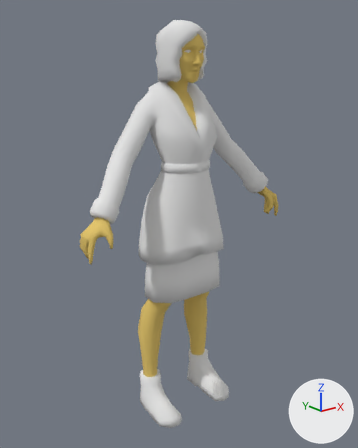
A saved change to the glTF model features/npc/Helena/meshes/character_helena.glb.
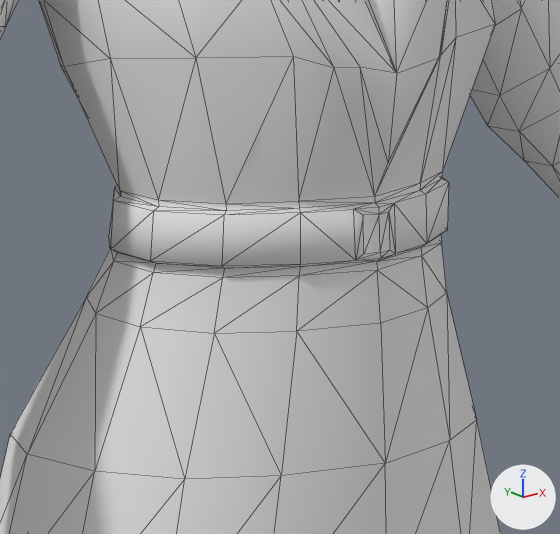
The first picture shows the older version from a 50 mm lens placed at (-1.346, -1.678, 1.573), pointed at (-0.004, 0.0, 0.903). The close-ups show both versions on the part from 41% to 63% of the width and 30% to 47% of the height of that picture; other places that the commit changed are outside them. Arrows for +X, +Y and +Z are at lower right; the lights stay in place. The close-ups show mesh edges as thin lines. Where no turn or scale is listed for an object, it has been applied to the vertices. Vertices at the same position are counted once.
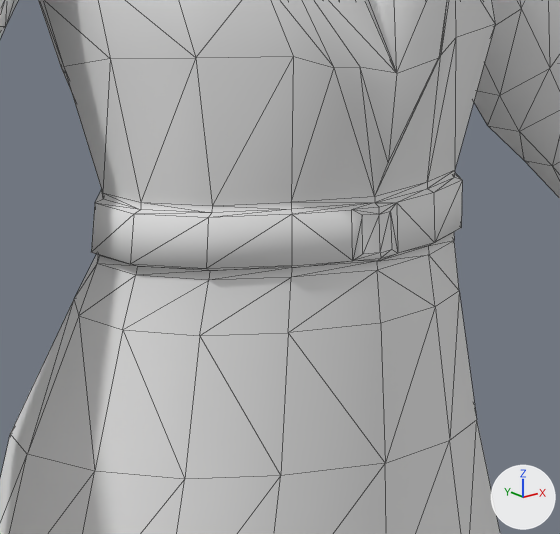
Where the newer file only moved an object's origin or applied its transform, the numbers keep the older frame.

Boxes [x1, y1, x2, y2] around the edits, measured in the close-ups (560 x 534 px; the box of a moved part takes in the faces that stretch with it):
'Cube.005', reshaped
    both: [0, 0, 560, 534]
part 1 of me_cube_005, moved or reshaped
    before: [13, 26, 494, 479]
    after: [12, 26, 494, 479]

Edits to the bpy script that builds the scene:
```text
Change mat_he_jacket:
    remove n2 = _N.new('ShaderNodeMix'); n2.name = 'Mix'
    remove n2.data_type = 'RGBA'
    remove n2.blend_type = 'MULTIPLY'
    remove n2.inputs[0].default_value = 1.0  # 'Factor'
    remove n2.inputs[7].default_value = (0.8, 0.8, 0.8, 1.0)  # 'B', white #e7e7e7
    remove n3 = _N.new('ShaderNodeVertexColor'); n3.name = 'Color Attribute'
    where n0 = _N.new('ShaderNodeBsdfPrincipled'); n0.name = 'Principled BSDF'
    remove _L.new(n2.outputs[2], n0.inputs[0])  # 'Result' to 'Base Color'
    remove _L.new(n3.outputs[0], n2.inputs[6])  # 'Color' to 'A'
Add mat_he_skirt:
    mat_he_skirt = principled_material('he_skirt')
    mat_he_skirt.base_color = (0.8, 0.8, 0.8)  # white #e7e7e7
    mat_he_skirt.roughness = 1.0
Change me_cube_005:
    used by ob_cube_005; location = (0.0, 0.0, 1.5683)
    remove me_cube_005.from_pydata(...)  # 1770 vertices, 3448 faces; spans x -0.53..0.53, y -0.18..0.15, z -1.57..0.19
    remove me_cube_005.materials.append(mat_he_hair_skirt_boots)
    add me_cube_005.from_pydata(...)  # 1755 vertices, 3406 faces; spans x -0.53..0.53, y -0.18..0.15, z -1.57..0.19
    me_cube_005 part 1
    4 vertices are removed from x 0.05..0.09, y -0.12..-0.1, z -0.4..-0.37
    20 faces are deleted
    27 vertices in x -0.12..-0.05, y -0.12..0.04, z -0.45..-0.37 move by (-0.01, 0.0, 0.0)
    23 vertices in x 0.05..0.12, y -0.12..0.04, z -0.45..-0.37 move by (0.01, 0.0, 0.0)
    5 vertices in x 0.1..0.11, y -0.06..-0.01, z -0.41..-0.37 move by (0.02, 0.0, 0.0)
    5 vertices in x -0.11..-0.1, y -0.06..-0.01, z -0.41..-0.37 move by (-0.02, 0.0, 0.0)
    3 vertices move within x -0.05..0.05, y -0.12, z -0.41..-0.37
    4 vertices are added at (0.1, -0.1, -0.37), (0.1, -0.1, -0.37), (0.06, -0.12, -0.37), (0.06, -0.12, -0.4)
    20 new faces join them, mat_he_jacket (white #e7e7e7)
    add me_cube_005.materials.append(mat_he_skirt)  # white #e7e7e7
```
